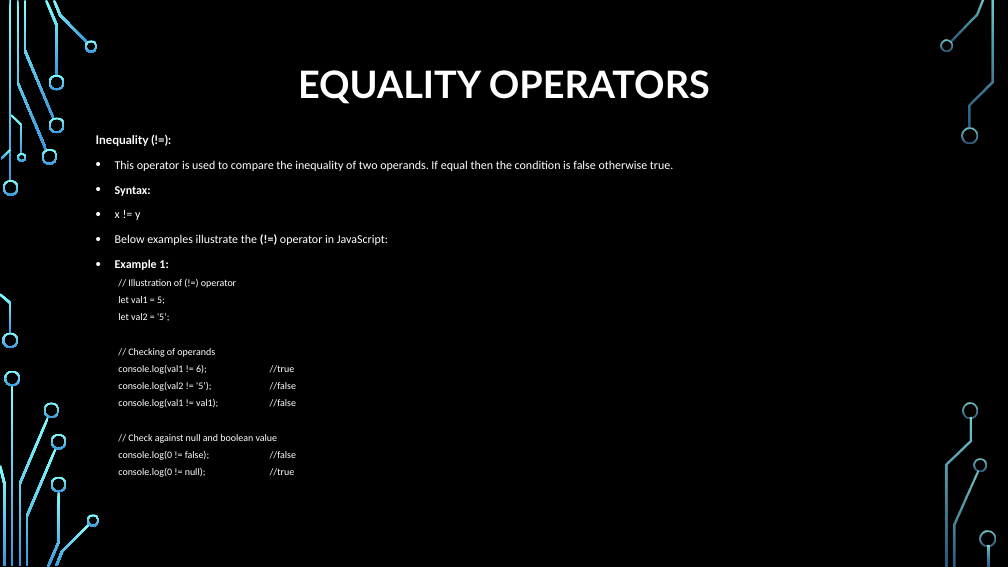
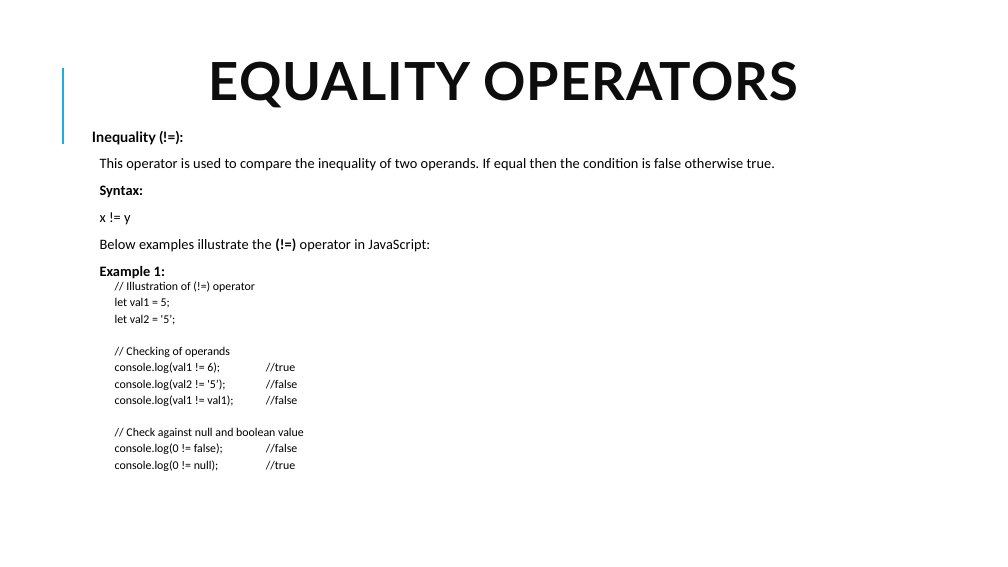
Before and after one commit to PramodJana/JavaScript, a slide deck: slide 5 of GFG JS Course Curriculam/Articles/002 Javascript fundamentals.pptx. Drawn at 1008x567 pixels with LibreOffice and Linux fonts; fonts in the diff are those of the drawing; background and template pictures are left out. Boxes give left, top, right and bottom in pixels: in the first picture for what was removed or moved away, otherwise in the second. Text is boxed around its words. In the diff, an @@ line names an element or a change of style, - is before the commit and + after.

```diff
--- a/GFG JS Course Curriculam/Articles/002 Javascript fundamentals.pptx
+++ b/GFG JS Course Curriculam/Articles/002 Javascript fundamentals.pptx
@@ background picture (left out) to #FFFFFF @@
@@ title "EQUALITY OPERATORS" at <box>209,61,798,108</box>: size 36 to 50 pt, text colour #FFFFFF to #0D0D0D, letter spacing 0 to 1 pt; line spacing 0.9 to 0.8 @@
@@ line added from (63, 144) to (63, 68), #1CADE4 1.5 pt @@
@@ text "Inequality (!=):" at <box>92,131,775,471</box>: size 11.4 to 13.8 pt in "Inequality (!=):", "This operator is used to compare the ...", "Syntax:", "x != y" and 2 more places; text colour #FFFFFF to #000000; size 9.5 to 11.2 pt in "// Illustration of (!=) operator", "let val1 = 5;", "let val2 = '5’;", "// Checking of operands" and 6 more places; line spacing 1 to 0.7; more space between paragraphs; bullet • to   @@
@@ group removed at <box>0,0,996,567</box>: 33 freeform shapes, 3 rectangles @@
```
Also in this commit, not shown: 29 other slides changed.
